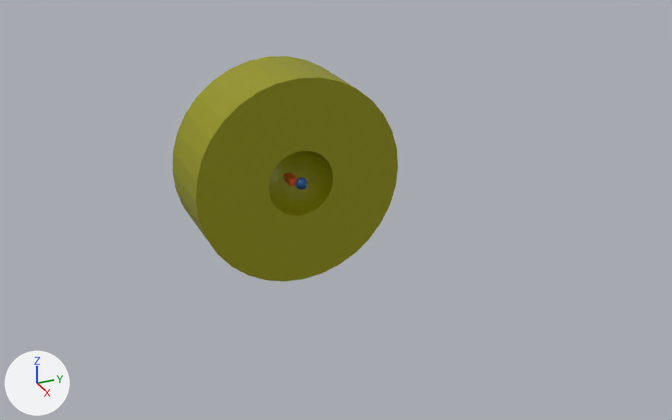
Two versions of the Blender file scenes/sphere/sphere.blend, one commit apart.
Camera for both pictures: a 50 mm lens placed at (68.9, -27.7, 31.3), pointed at (2.1, 2.3, -2.1). The lights are fixed; the arrows at lower left show +X, +Y and +Z.

In view in the first picture: 'Background'.
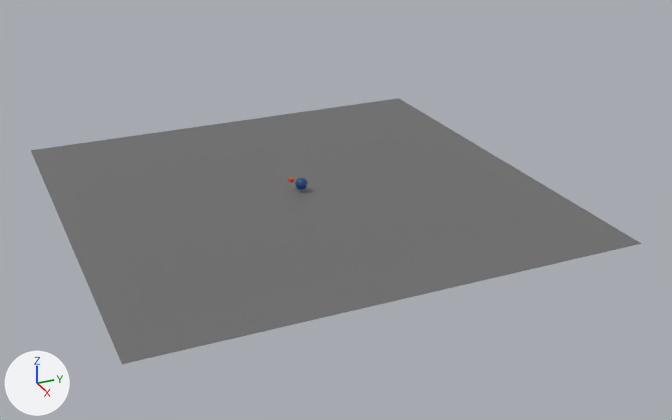
Pixel boxes (x1, y1, x2, y2) of what changed, in the pictures (672 x 420 px):
'Plane', added
    after: (31, 98, 642, 364)
'Background', deleted (yellow)
    before: (172, 56, 398, 282)

Edits to the bpy script that builds the scene:
```text
Change mat_material:
    mat_material.base_color: (0.302, 0.3, 0.0) -> (0.157, 0.157, 0.157)  # yellow #959500 -> dark grey #6e6e6e
Add me_plane:
    me_plane.from_pydata([(-1.0, -1.0, 0.0), (1.0, -1.0, 0.0), (-1.0, 1.0, 0.0), (1.0, 1.0, 0.0)], [], [(0, 1, 3, 2)])
    me_plane.materials.append(mat_material)  # dark grey #6e6e6e
Remove ob_background:
    ob_background = bpy.data.objects.new('Background', me_sphere)
    ob_background.location = (0.0, 0.0, 0.0)
    ob_background.scale = (3.0, 3.0, 3.0)
Add ob_plane:
    ob_plane = bpy.data.objects.new('Plane', me_plane)
    ob_plane.location = (0.0, 0.0, -0.76)
    ob_plane.scale = (20.0, 20.0, 2.48)
```
